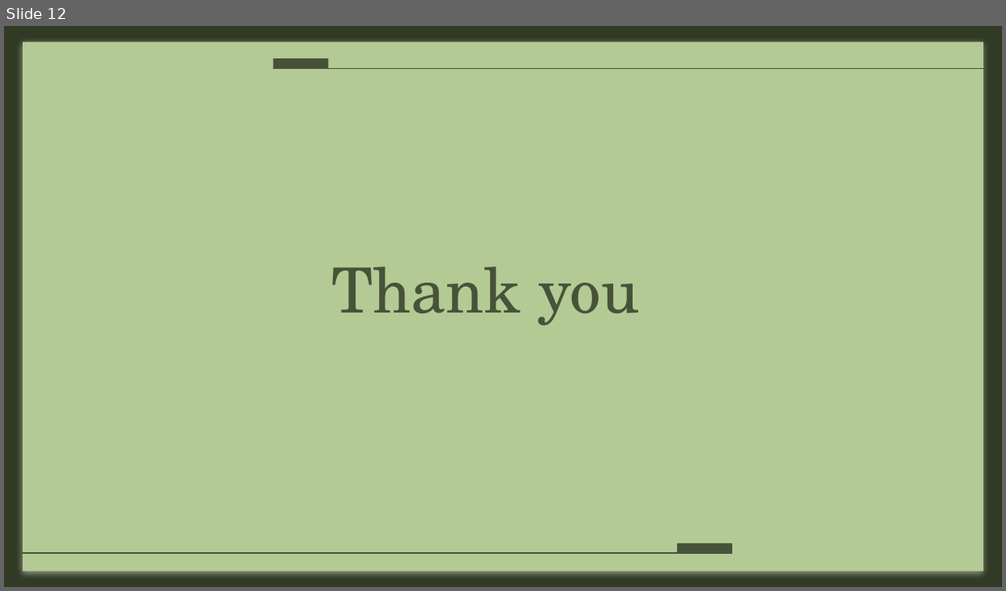
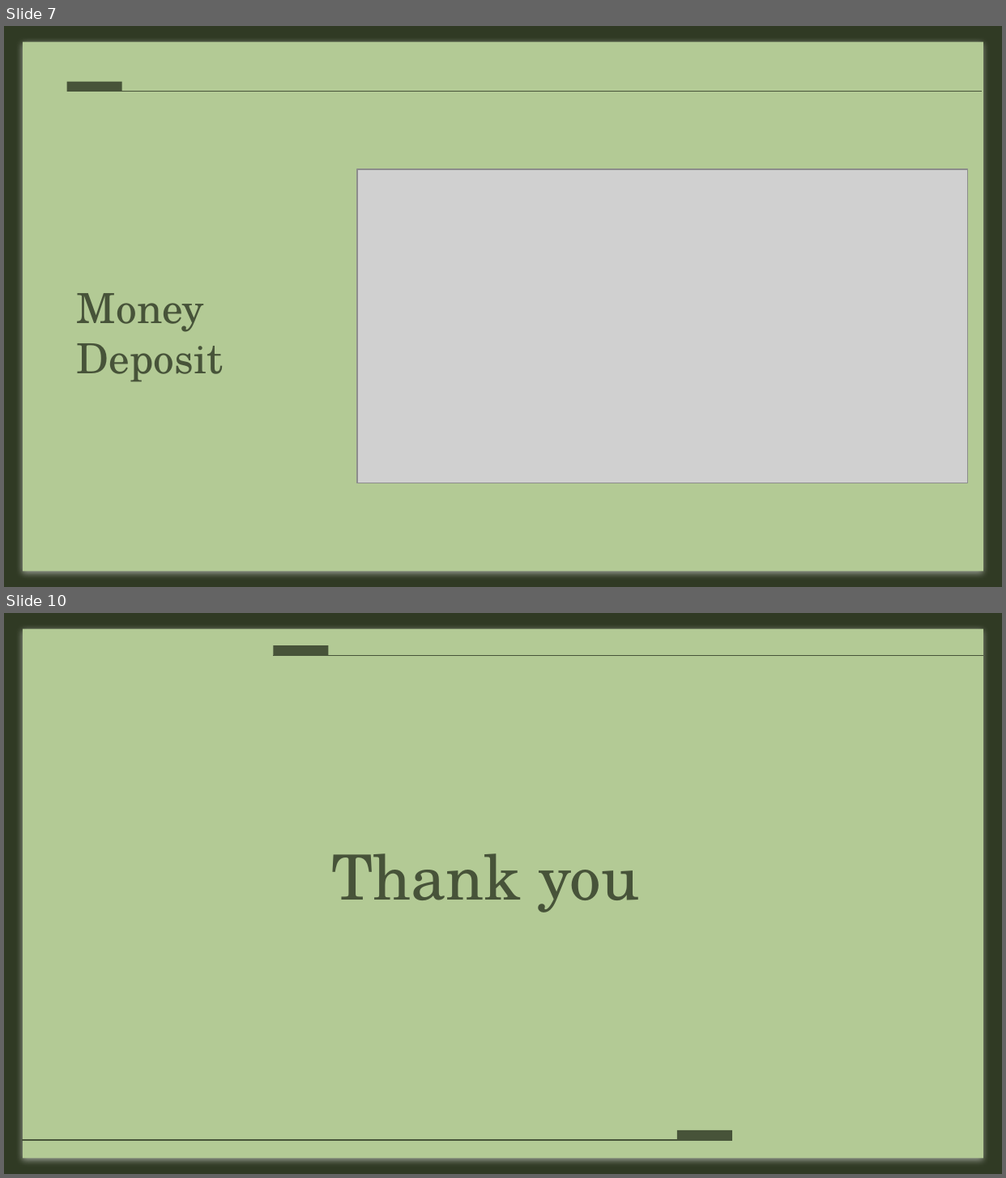
Before and after one commit to azharanowar/fathers-bank-cpp, a slide deck: Presentation.pptx. Shown one above the other, each under a label of ours: slide 12 before the commit, slides 7 and 10 after it; the slides between them are not shown. The pictures are 1006x591 and 1006x1178 pixels, drawn with LibreOffice and Linux fonts; fonts in the diff are those of the drawing; grey boxes stand for pictures. Boxes give left, top, right and bottom in pixels: in the first picture for what was removed or moved away, otherwise in the second. Text is boxed around its words. In the diff, an @@ line names an element or a change of style, - is before the commit and + after.

```diff
--- a/Presentation.pptx
+++ b/Presentation.pptx
@@ slide 7 added at <box>4,26,1002,587</box>, background #303A24; not listed: 1 template element that a slide beside it also shows @@
@@ line added from (982, 92) to (67, 92), #475339 0.75 pt @@
@@ rectangle added at <box>67,82,121,92</box>, fill #475339 @@
@@ picture added at <box>357,169,968,484</box> @@
@@ title added at <box>77,293,224,382</box>, 30 pt, text #475339 @@
+Money
+Deposit
@@ what was slide 12 is now slide 10 @@
```
Also in this commit, not shown: 4 slides changed, 4 other slides added, 7 slides removed.
